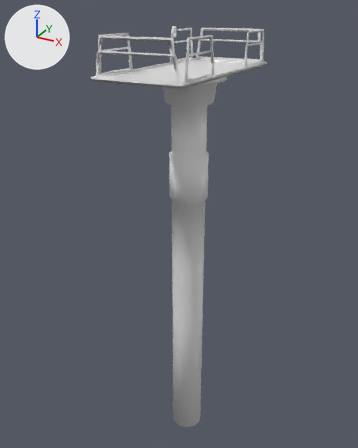
The FBX model EgoFractum/Assets/Models/elevator_platform.fbx as it was, and as the next commit left it.
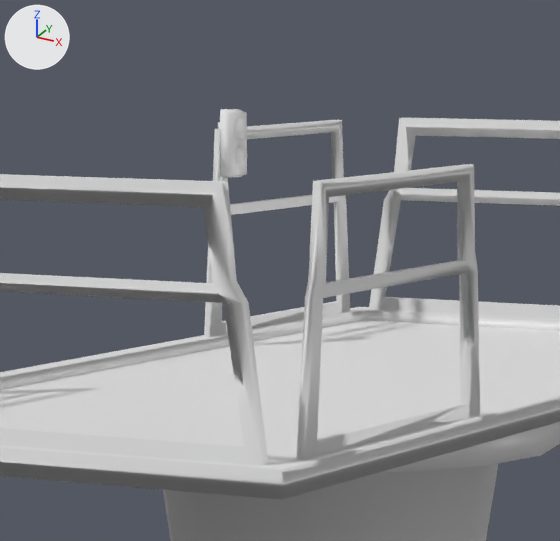
There are two pictures of each version: one whole from a camera (50 mm lens) standing at (6.39, -12.21, 1.57) and looking at (-0.43, 0.19, -4.64), one close up on the part from 38% to 63% of the width and 2% to 21% of the height. Arrows for +X, +Y and +Z are at upper left; the lights stay in place. The last two pictures show the newer version. Where no turn or scale is listed for an object, it has been applied to the vertices.

Objects in the first close-up: 'Cable', 'CatWalk.001', 'Controller', 'Cylinder.012', 'Ground.001' and 2 more.
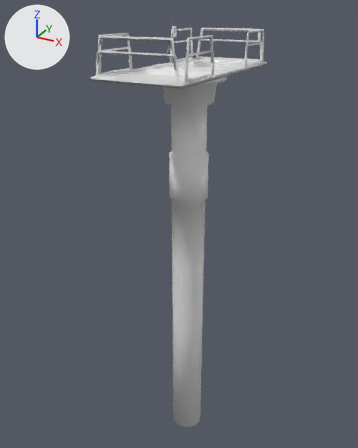
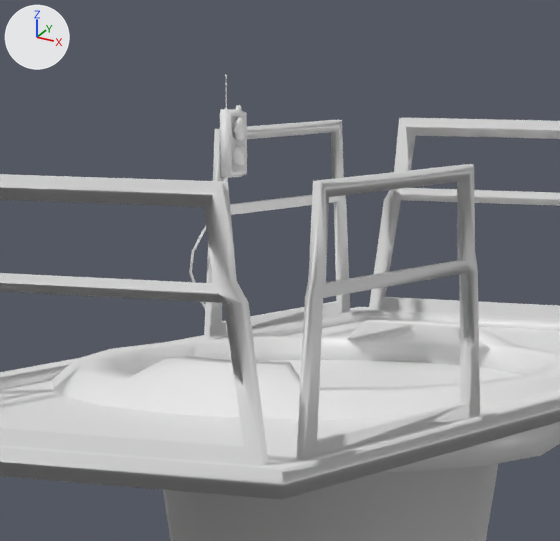
Boxes [x1, y1, x2, y2] around the edits, measured in the close-ups (560 x 541 px):
'ElevatorBase', added: after [51, 320, 560, 420]
'Cable', reshaped (mostly hidden before): before [219, 177, 223, 181]; after [189, 177, 227, 309]
'Ground.001', unchanged, covered by the edit: [0, 320, 560, 462] in both

Edits to the bpy script that builds the scene:
```text
Change me_béziercurve_008:
    used by ob_cable; location = (0.0, 0.0, 0.0)
    remove me_béziercurve_008.from_pydata(...)  # 48 vertices, 42 faces; spans x -1.207..-1.122, y 1.017..1.14, z 0.539..0.829
    add me_béziercurve_008.from_pydata(...)  # 48 vertices, 42 faces; spans x -1.26..-1.112, y 0.968..1.24, z 0.03..0.829
    me_béziercurve_008 part 1: 48 of 48 vertices moved; they spanned x -1.207..-1.122, y 1.017..1.14, z 0.539..0.829 and now span x -1.26..-1.112, y 0.968..1.24, z 0.03..0.829; mean shift (-0.032, -0.005, -0.21)
Add me_cylinder_040:
    me_cylinder_040.from_pydata(...)  # 76 vertices, 60 faces; spans x -1.2..1.2, y -1.2..1.2, z 0.0..0.17
    me_cylinder_040.materials.append(mat_material_002)  # white #e7e7e7
Add ob_elevatorbase:
    ob_elevatorbase = bpy.data.objects.new('ElevatorBase', me_cylinder_040)
    ob_elevatorbase.location = (0.0, 0.0, 0.0)
```
